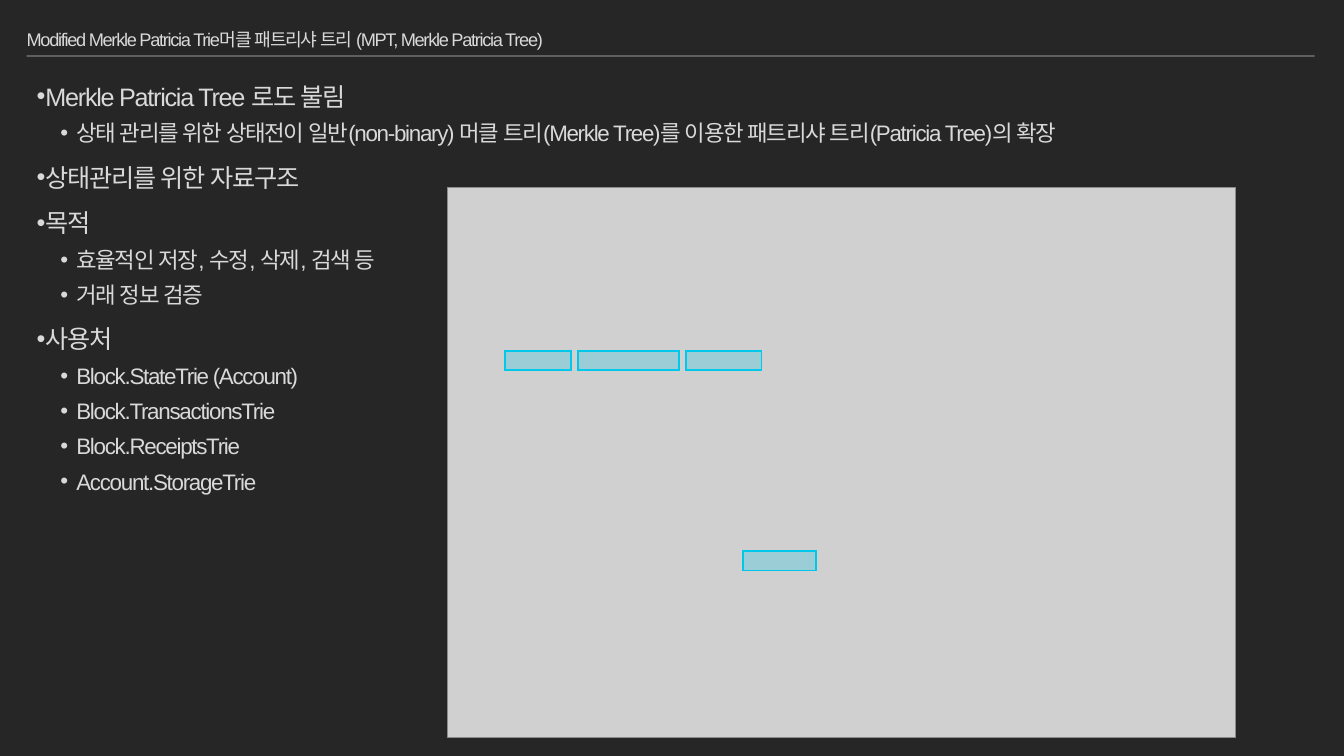
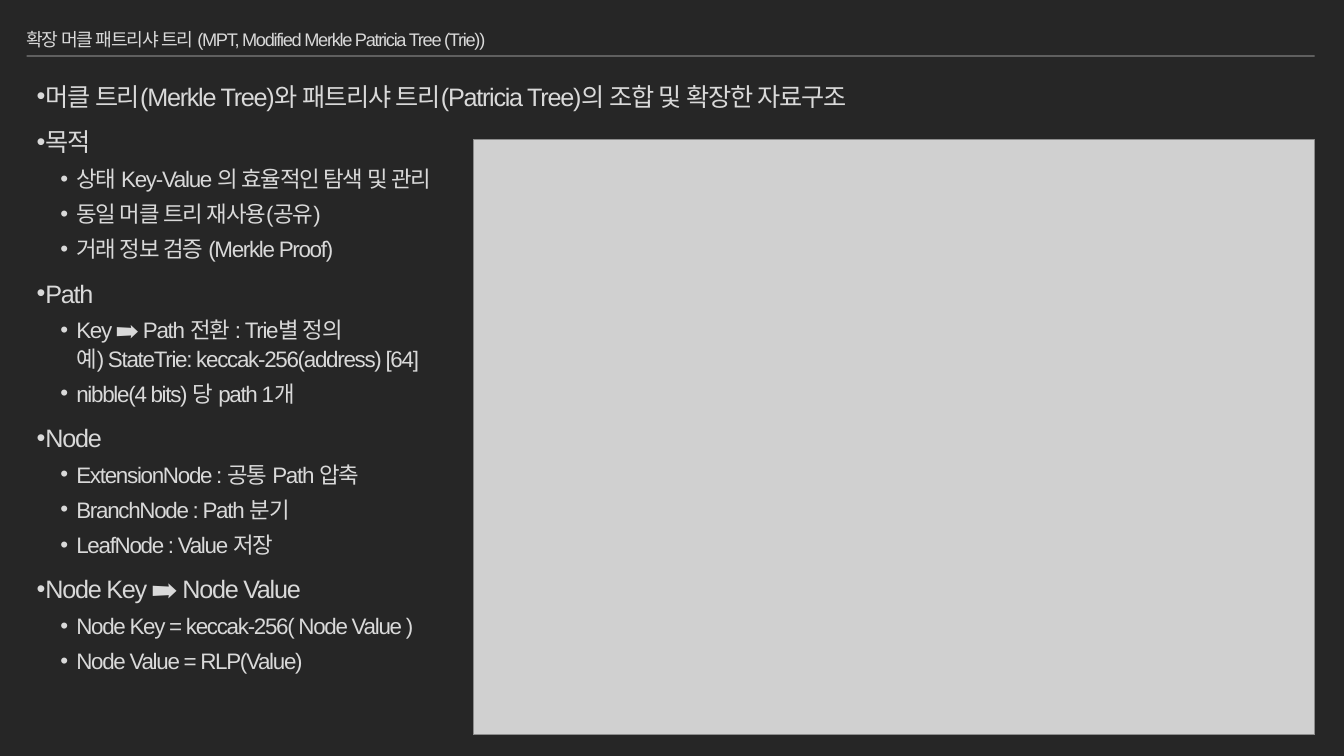
Before and after one commit to moss0801/blockchain-doc, a slide deck: slide 79 of General/Blockchain Part2.pptx (slide 71 before the commit). Drawn at 1344x756 pixels with LibreOffice and Linux fonts; fonts in the diff are those of the drawing; grey boxes stand for pictures. Boxes give left, top, right and bottom in pixels: in the first picture for what was removed or moved away, otherwise in the second. Text is boxed around its words. In the diff, an @@ line names an element or a change of style, - is before the commit and + after.

Commit message:
blockchain part2 add merkle patricia tree

```diff
--- a/General/Blockchain Part2.pptx
+++ b/General/Blockchain Part2.pptx
@@ title at [27, 31, 485, 50]: text changed @@
-Modified Merkle Patricia Trie머클 패트리샤 트리 (MPT, Merkle Patricia Tree)
+확장 머클 패트리샤 트리 (MPT, Modified Merkle Patricia Tree (Trie))
@@ text at [45, 85, 847, 111]: text changed; size 16 to 18 pt @@
-• Merkle Patricia Tree 로도 불림
-  • 상태 관리를 위한 상태전이 일반(non-binary) 머클 트리(Merkle Tree)를 이용한 패트리샤 트리(Patricia Tree)의 확장
-• 상태관리를 위한 자료구조
+• 머클 트리(Merkle Tree)와 패트리샤 트리(Patricia Tree)의 조합 및 확장한 자료구조
@@ picture: place and size @@
-picture at [448, 188, 1236, 737]
+picture at [473, 140, 1315, 735]
@@ text at [37, 168, 431, 674]: text changed @@
-  • 효율적인 저장, 수정, 삭제, 검색 등
-  • 거래 정보 검증
-• 사용처
-  • Block.StateTrie (Account)
-  • Block.TransactionsTrie
-  • Block.ReceiptsTrie
-  • Account.StorageTrie
+  • 상태 Key-Value 의 효율적인 탐색 및 관리
+  • 동일 머클 트리 재사용(공유)
+  • 거래 정보 검증 (Merkle Proof)
+• Path
+  • Key ➡ Path 전환 : Trie별 정의
+    예) StateTrie: keccak-256(address) [64]
+  • nibble(4 bits) 당 path 1개
+• Node
+  • ExtensionNode : 공통 Path 압축
+  • BranchNode : Path 분기
+  • LeafNode : Value 저장
+• Node Key ➡ Node Value
+  • Node Key = keccak-256( Node Value )
+  • Node Value = RLP(Value)
@@ rectangle removed at [505, 351, 571, 370] @@
@@ rectangle removed at [579, 351, 680, 370] @@
@@ rectangle removed at [687, 351, 762, 370] @@
@@ rectangle removed at [743, 552, 817, 571] @@
```
Also in this commit, not shown: 5 other slides changed, 8 slides added, 7 slides removed, 1 other file.
